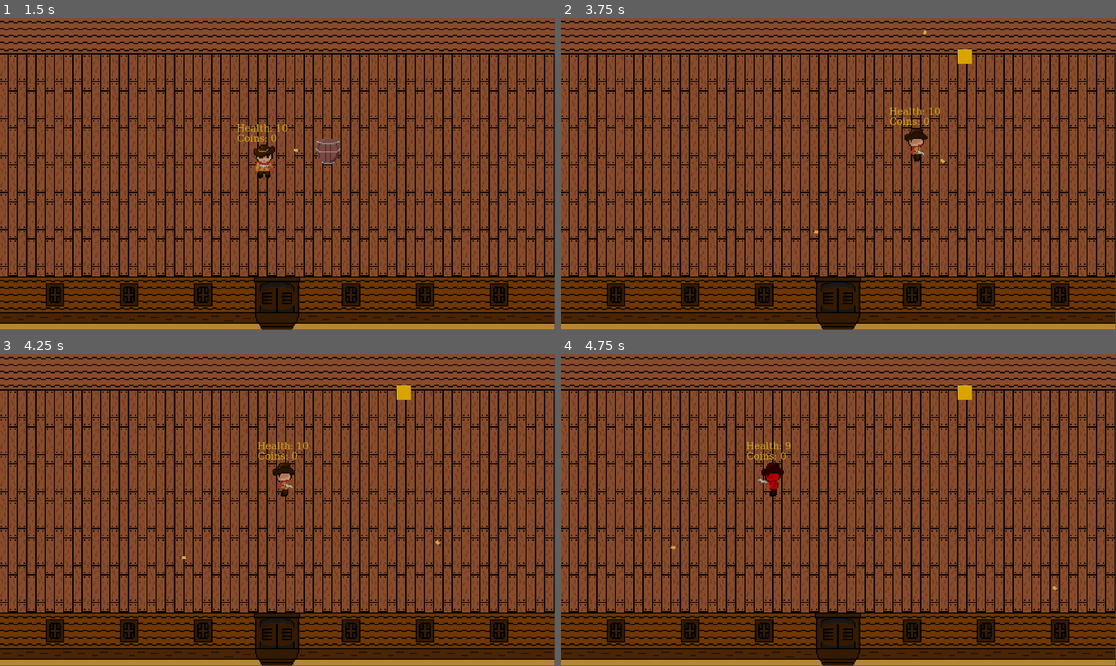
Above: before the commit, frames 1-4 (two rows, left to right).
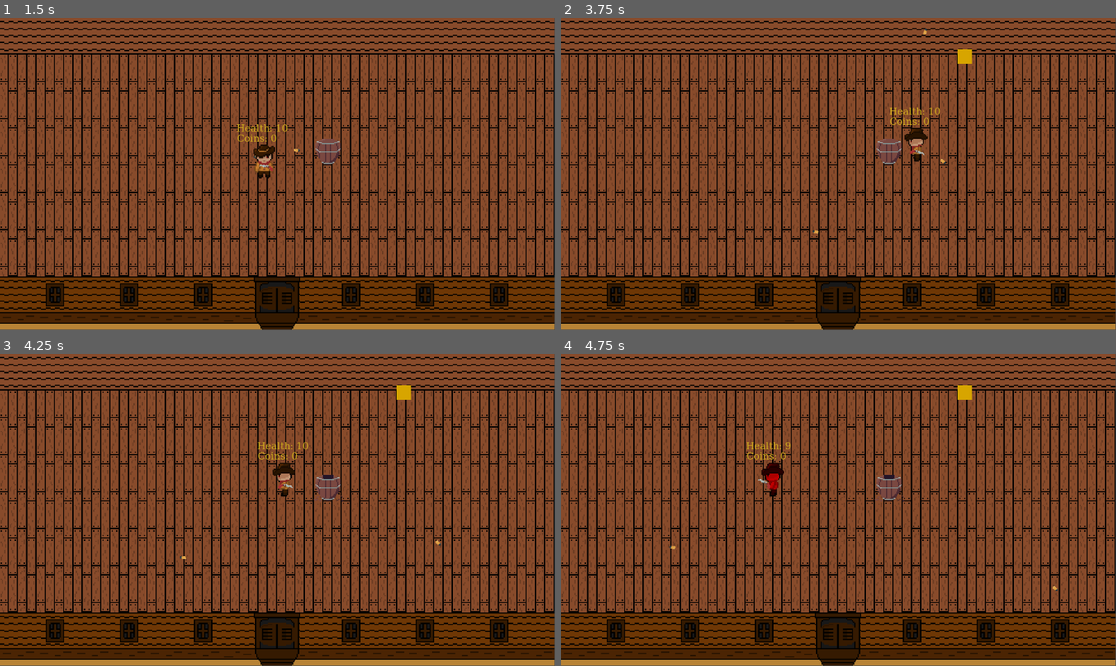
Above: after the commit, the same moments.

Repository: samuelbingham07/Western-Game-Jam
Game: Godot game, scene res://Scenes/main_game.tscn
The game is run twice, just before and just after one commit, with the same random seed, the same clock (stepped at 60 frames per second) and the same inputs.
Inputs (mouse positions are in pixels of both pictures, inside the frame that each line leads up to):
- Up to frame 1 (1.5 s): tap Enter at 0.5 s; move the mouse to (399, 158) at 0.52 s; hold D (right) 0.53-1.28 s; click (399, 158) at 0.6 s; move the mouse to (166, 189) at 1.27 s; hold S (down) from 1.28 s (still down); click (166, 189) at 1.35 s
- Up to frame 2 (3.75 s): move the mouse to (894, 105) at 2.02 s; release S (down) at 2.03 s; hold D (right) 2.03-2.78 s; click (894, 105) at 2.1 s; move the mouse to (810, 236) at 2.77 s; hold W (up) 2.78-3.53 s; click (810, 236) at 2.85 s; move the mouse to (1005, 220) at 3.52 s; hold A (left) from 3.53 s (still down); click (1005, 220) at 3.6 s
- Up to frame 3 (4.25 s): keep holding A (left); tap R (reload) at 4.15 s
- Up to frame 4 (4.75 s): keep holding A (left); move the mouse to (672, 463) at 4.27 s; click (672, 463) at 4.35 s

Frame 1 is identical in both runs. In frame 2, 0.2% of the frame differs, in the area x 56-62%, y 38-47%; in frame 3, 0.2%, in the area x 56-62%, y 38-48%; in frame 4, 0.2%.

Commit message:
commit layer chanegs

Diff:
--- a/western-bullet-hell/Scenes/boss.tscn
+++ b/western-bullet-hell/Scenes/boss.tscn
@@ -15,6 +15,7 @@
 texture = ExtResource("2_cxrok")
 
 [node name="Area2D" type="Area2D" parent="." unique_id=501678095]
+collision_mask = 2
 
 [node name="CollisionShape2D" type="CollisionShape2D" parent="Area2D" unique_id=719671193]
 position = Vector2(0, 0.5)
--- a/western-bullet-hell/Scenes/bullet.tscn
+++ b/western-bullet-hell/Scenes/bullet.tscn
@@ -16,8 +16,8 @@
 
 [node name="Area2D" type="Area2D" parent="." unique_id=357312359]
 scale = Vector2(21, 21)
-collision_layer = 258
-collision_mask = 4
+collision_layer = 0
+collision_mask = 0
 
 [node name="CollisionShape2D" type="CollisionShape2D" parent="Area2D" unique_id=984177738]
 position = Vector2(0.023809507, 2.8383165e-09)
--- a/western-bullet-hell/Scenes/coin.tscn
+++ b/western-bullet-hell/Scenes/coin.tscn
@@ -17,7 +17,7 @@
 
 [node name="Area2D" type="Area2D" parent="." unique_id=1899414657]
 scale = Vector2(10, 10)
-collision_mask = 2
+collision_layer = 16
 
 [node name="CollisionShape2D" type="CollisionShape2D" parent="Area2D" unique_id=20034279]
 position = Vector2(-1.6987323e-07, 1.2516975e-07)
--- a/western-bullet-hell/Scenes/enemy.tscn
+++ b/western-bullet-hell/Scenes/enemy.tscn
@@ -16,6 +16,7 @@
 
 [node name="Area2D" type="Area2D" parent="." unique_id=585487680]
 scale = Vector2(10, 10)
+collision_layer = 2
 collision_mask = 257
 
 [node name="CollisionShape2D" type="CollisionShape2D" parent="Area2D" unique_id=1272815212]
--- a/western-bullet-hell/Scrips/bullet.gd
+++ b/western-bullet-hell/Scrips/bullet.gd
@@ -2,9 +2,16 @@
 
 const SPEED := 300
 var speed_multiplier := 1.0
-var from_player := false  # set to true when player shoots
+var from_player := false
 
 func _ready() -> void:
+	if from_player:
+		$Area2D.collision_layer = 1   # layer 1 - player bullet
+		$Area2D.collision_mask = 2    # hits layer 2 (enemies/boss)
+	else:
+		$Area2D.collision_layer = 8   # layer 4 - enemy bullet
+		$Area2D.collision_mask = 2    # hits layer 2 (player)
+
 	$Area2D/CollisionShape2D.set_deferred("disabled", true)
 	await get_tree().create_timer(0.2).timeout
 	$Area2D/CollisionShape2D.set_deferred("disabled", false)
@@ -14,12 +21,11 @@
 
 func _on_area_2d_area_entered(area: Area2D) -> void:
 	var parent = area.get_parent()
-	if from_player and parent.has_method("take_damage"):
+	if parent.has_method("take_damage"):
 		parent.take_damage(1)
-		queue_free()
-	elif not from_player and parent.has_method("damage_dealt"):
+	elif parent.has_method("damage_dealt"):
 		parent.damage_dealt(1)
-		queue_free()
+	queue_free()
 
 func _on_visible_on_screen_notifier_2d_screen_exited() -> void:
 	queue_free()
--- a/western-bullet-hell/Scrips/gun.gd
+++ b/western-bullet-hell/Scrips/gun.gd
@@ -27,6 +27,7 @@
 	if Input.is_action_just_pressed("shoot") and available_bullets > 0:
 		var bullet_instance = Bullet.instantiate()
 		bullet_instance.from_player = true
+		get_tree().root.add_child(bullet_instance)
 		bullet_instance.speed_multiplier = 1.0
 		get_tree().root.add_child(bullet_instance)
 		bullet_instance.global_position.x = global_position.x + 10
--- a/western-bullet-hell/project.godot
+++ b/western-bullet-hell/project.godot
@@ -18,10 +18,6 @@
 [autoload]
 
 Global="*uid://dh518cuahl70m"
-
-[global_group]
-
-ranged=""
 
 [input]
 
Not shown: 1 places in western-bullet-hell/Scenes/boss.tscn that only renumber resources
